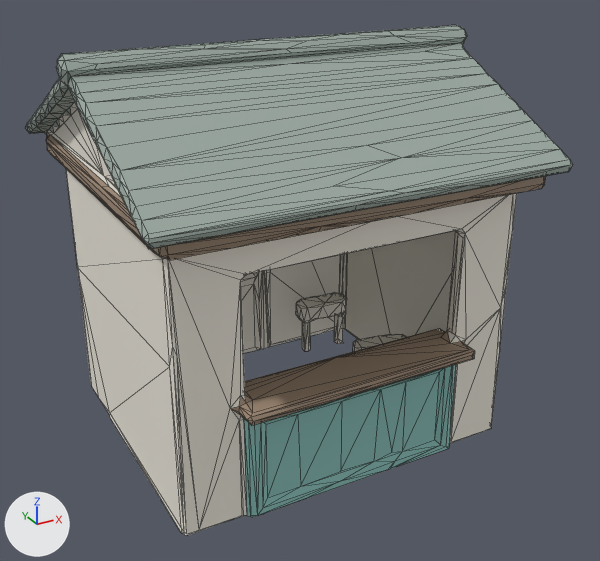
What one commit did to the glTF model docs/univers/archipeo/batiments/modeles/5e-batiment-echoppe-de-bazar/final-3000.glb.
Camera for both pictures: a 50 mm lens placed at (-0.899, -1.511, 1.079), pointed at (-0.078, -0.018, 0.332). Arrows for +X, +Y and +Z are at lower left; the lights stay in place. The first picture is the older version. Mesh edges are drawn as thin lines. Vertices at exactly the same position are counted once.

Names of what the first picture shows: 'geometry_0'.
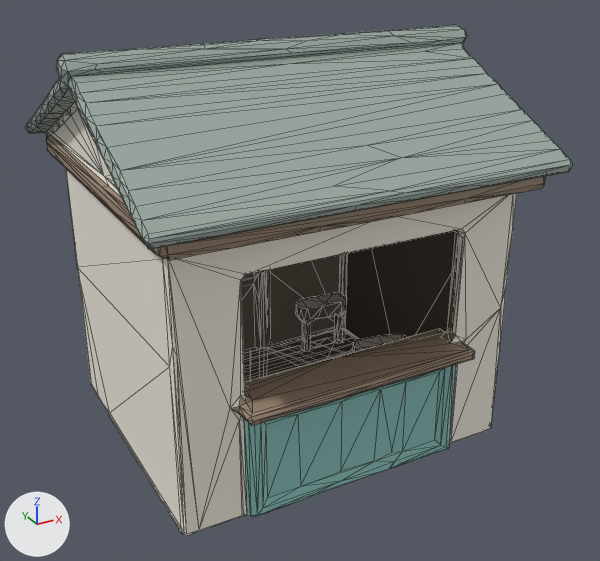
Changed parts and their boxes (x1, y1, x2, y2) in the pictures (600 x 561 px):
part 1 of me_geometry_0, added: after (244, 331, 355, 381)
part 2 of me_geometry_0, built on (mostly hidden): (77, 268, 359, 516) in both
part 3 of me_geometry_0, recoloured (darker): (241, 231, 458, 399) in both

Edits to the bpy script that builds the scene:
```text
Change me_geometry_0:
    used by ob_geometry_0; location = (0.0, 0.0, 0.0)
    remove me_geometry_0.from_pydata(...)  # 1464 vertices, 2687 faces; spans x -0.555..0.44, y -0.397..0.434, z 0.0..0.858
    add me_geometry_0.from_pydata(...)  # 1549 vertices, 2984 faces; spans x -0.555..0.44, y -0.397..0.434, z 0.0..0.858
    me_geometry_0 part 1: a new loose piece of 46 vertices spanning x -0.461..0.223, y -0.273..0.286, z 0.003, in mat_defaultmaterial
    me_geometry_0 part 2
    83 faces are deleted
    12 vertices are added at x -0.213..0.409, y -0.304..0.318, z 0.003
    12 new vertices lie (0.0, 0.031, 0.0) away from vertices in x -0.213..0.409, y -0.304..0.318, z 0.003
    328 new faces join them
    me_geometry_0 part 3: 792 kept faces spanning x -0.45..0.425, y -0.31..0.38, z 0.0..0.536 get new vertex colours; the middle colour goes from white #f4efe3 to brown #7c7062
    other edits to the shape of me_geometry_0 do not show in these pictures
```
